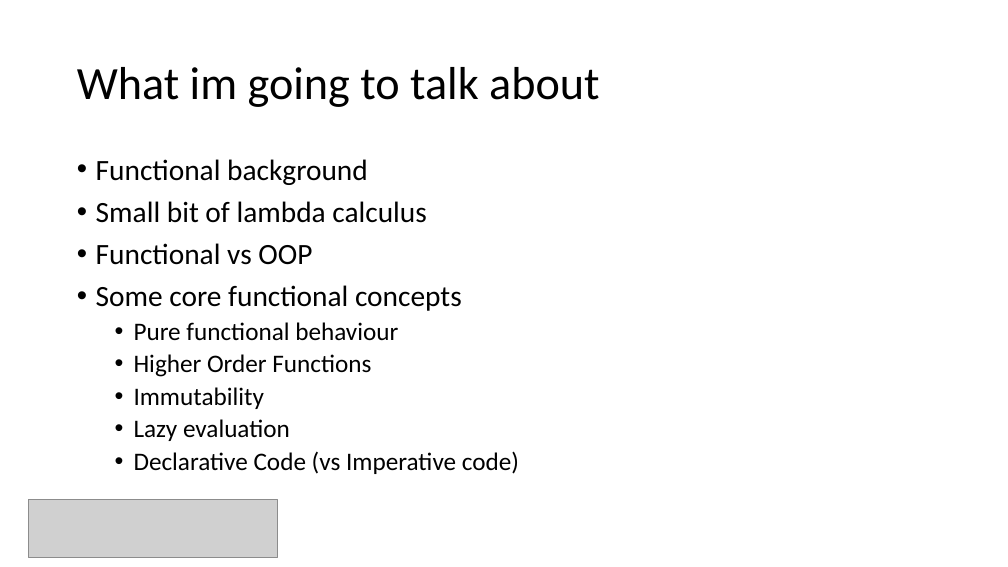
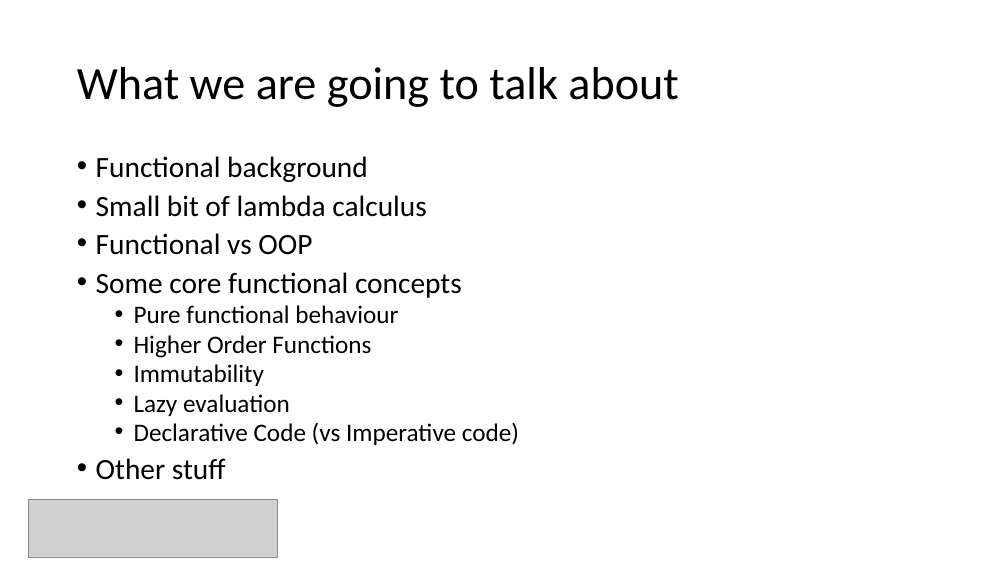
Before and after one commit to bstack/research, a slide deck: slide 2 of ittralee_func_concepts/functional_language_concepts.pptx. Drawn at 1008x567 pixels with LibreOffice and Linux fonts; fonts in the diff are those of the drawing; grey boxes stand for pictures. Boxes give left, top, right and bottom in pixels: in the first picture for what was removed or moved away, otherwise in the second. Text is boxed around its words. In the diff, an @@ line names an element or a change of style, - is before the commit and + after.

```diff
--- a/ittralee_func_concepts/functional_language_concepts.pptx
+++ b/ittralee_func_concepts/functional_language_concepts.pptx
@@ title at box(77, 67, 678, 107): text changed @@
-What im going to talk about
+What we are going to talk about
@@ text at box(96, 156, 519, 445): line spacing 0.9 to 0.8 @@
@@ text at box(96, 458, 226, 480): paragraph added @@
+• Other stuff
```
Also in this commit, not shown: 1 other slide changed.
